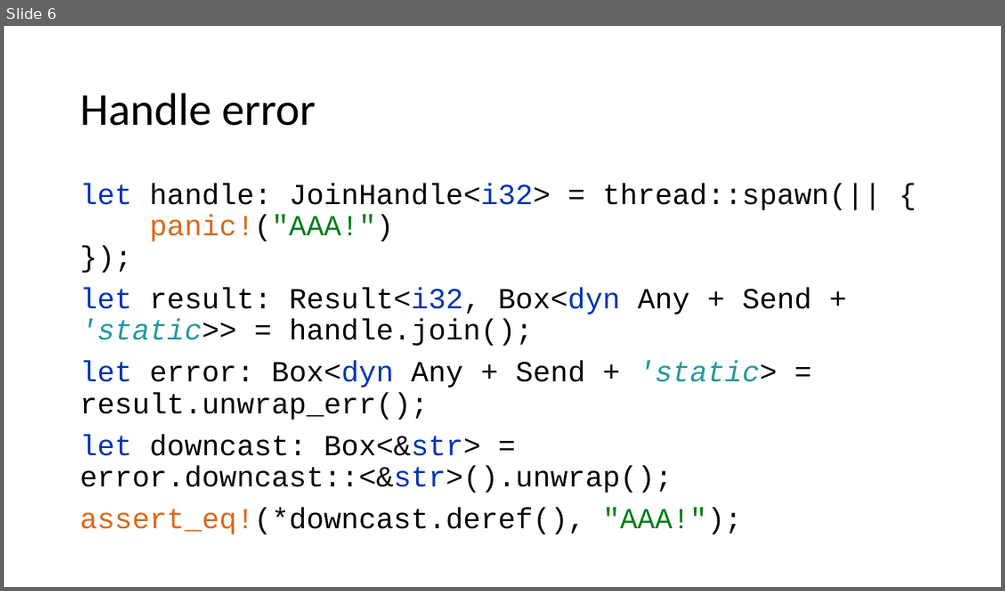
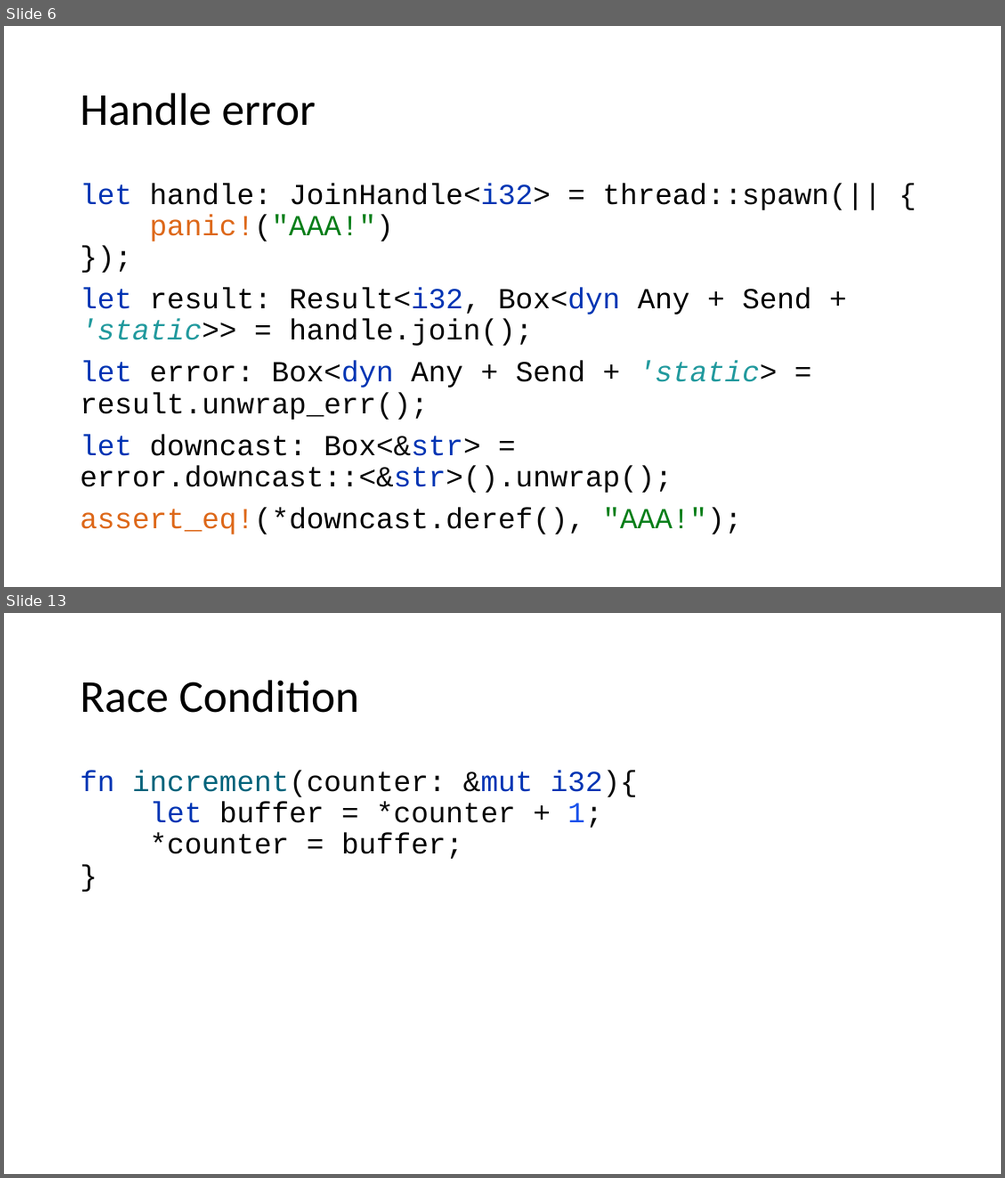
Before and after one commit to kugushev/course-rust-basics, a slide deck: src/11-Multithreading/11-Multithreading.pptx. Shown one above the other, each under a label of ours: slide 6 before the commit, slides 6 and 13 after it; the slides between them are not shown. The pictures are 1005x591 and 1005x1178 pixels, drawn with LibreOffice and Linux fonts; fonts in the diff are those of the drawing. Boxes give left, top, right and bottom in pixels: in the first picture for what was removed or moved away, otherwise in the second. Text is boxed around its words. In the diff, an @@ line names an element or a change of style, - is before the commit and + after.

```diff
--- a/src/11-Multithreading/11-Multithreading.pptx
+++ b/src/11-Multithreading/11-Multithreading.pptx
@@ slide 13 added at bbox=[4, 613, 1001, 1174], background #FFFFFF @@
@@ title added at bbox=[80, 680, 360, 713], 44 pt, text #000000 @@
+Race Condition
@@ text added at bbox=[80, 770, 638, 859], 28 pt, text #080808 @@
+fn increment(counter: &mut i32){
+let buffer = *counter + 1;
+*counter = buffer;
+}
```
Also in this commit, not shown: 28 other slides added, 1 slide removed.
